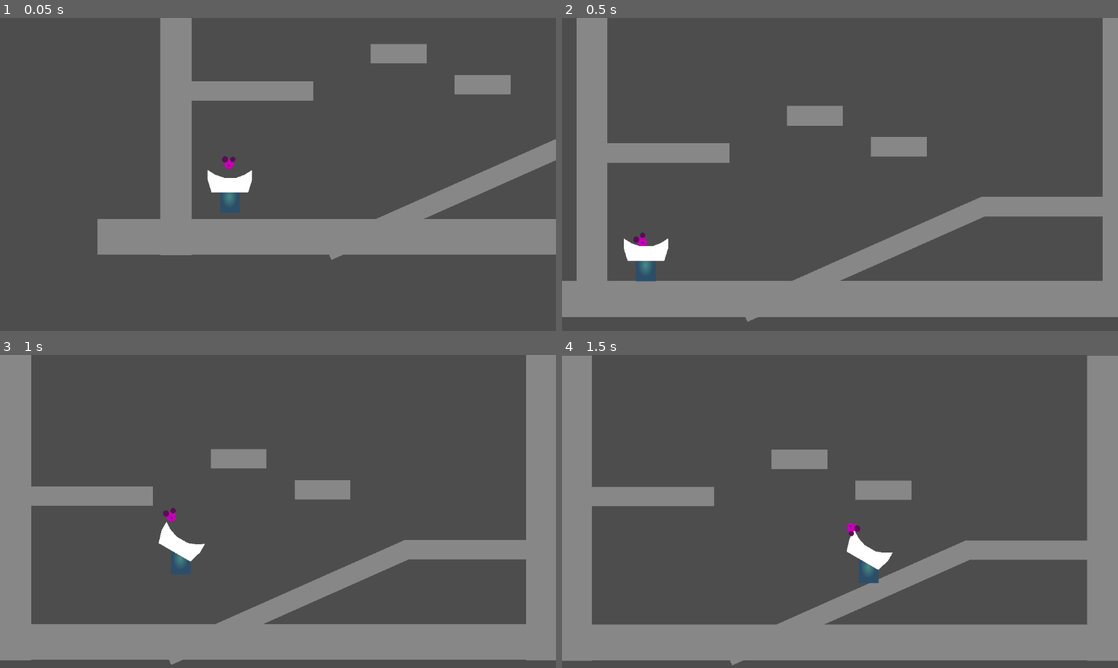
Above: before the commit, frames 1-4 (two rows, left to right).
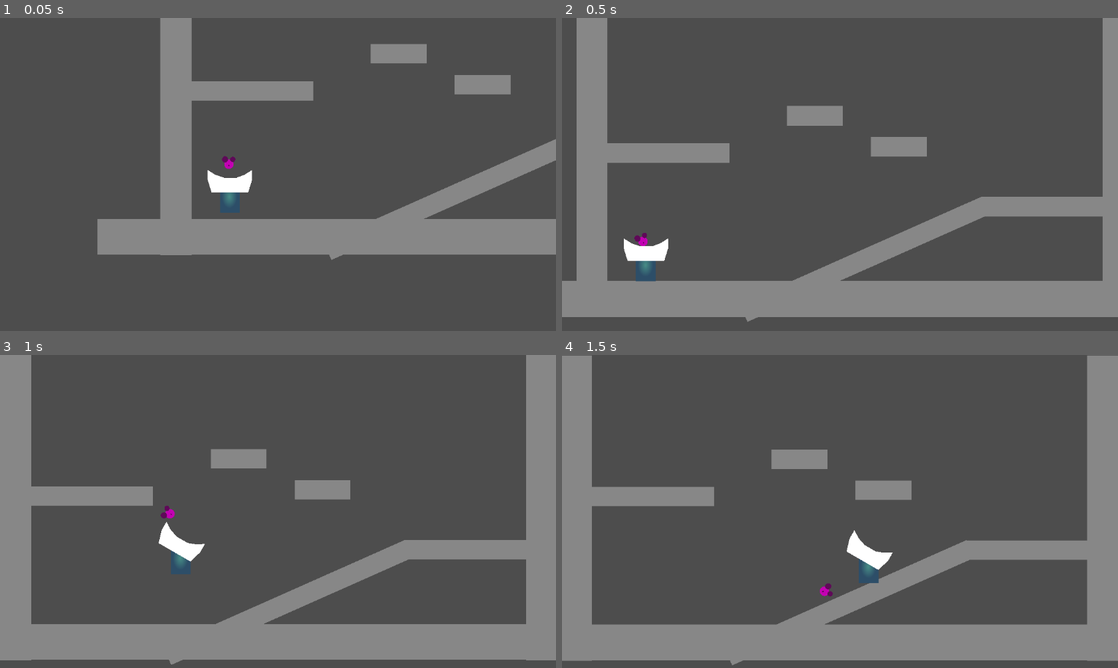
Above: after the commit, the same moments.

Repository: karasikrus/sib_jam_2023
Game: Godot game, scene res://scenes/balance_proto/balance_proto.tscn
Two runs of this game, one before a commit and one after it. Both use one fixed random seed, a clock stepped at 60 frames per second and the inputs below. This scene is started directly instead of the project's main scene.
Inputs:
- Up to frame 1 (0.05 s): no input
- Up to frame 2 (0.5 s): no input
- Up to frame 3 (1 s): hold Right (ui_right) from 0.53 s (still down); tap Space (jump) at 0.77 s
- Up to frame 4 (1.5 s): keep holding Right (ui_right)

Frame 1 is identical in both runs. In frame 2, less than 0.1% of the frame differs, in the area x 12-16%, y 68-73%; in frame 3, less than 0.1%; in frame 4, 0.1%, in the area x 46-54%, y 53-78%.

Commit message:
inertia is lower when baby_mouse is far from player

Diff:
--- a/scenes/balance_proto/baby_mouse/baby_mouse.tscn
+++ b/scenes/balance_proto/baby_mouse/baby_mouse.tscn
@@ -13,7 +13,7 @@
 [node name="BabyMouse" type="RigidBody2D"]
 collision_layer = 256
 collision_mask = 15
-inertia = 300.0
+inertia = 50.0
 physics_material_override = SubResource("PhysicsMaterial_px6gg")
 gravity_scale = 3.0
 continuous_cd = 2
--- a/scenes/balance_proto/balance_board/balance_board.gd
+++ b/scenes/balance_proto/balance_board/balance_board.gd
@@ -12,6 +12,11 @@
 @export var magnetic_field_power : float = 10
 var is_applying_magnetic_force : bool = false
 var baby_mouse : BabyMouse
+
+@export_category("Baby mouse inertia")
+@export var standard_baby_mouse_inertia : float = 50
+@export var close_baby_mouse_inertia : float = 500
+
 
 
 @onready var magnetic_field = $MagneticField as Area2D
@@ -65,17 +70,19 @@
 	baby_mouse.apply_force(force)
 
 func on_body_entered_magnetic_field(body):
+	if body is BabyMouse:
+		baby_mouse = (body as BabyMouse)
+		baby_mouse.inertia = close_baby_mouse_inertia
 	if !is_magnetic_field_active:
 		return
 
-	if body is BabyMouse:
-		baby_mouse = (body as BabyMouse)
-		is_applying_magnetic_force = true
+	is_applying_magnetic_force = true
 
 
 func on_body_exited_magnetic_field(body):
+	if body is BabyMouse:
+		baby_mouse = (body as BabyMouse)
+		baby_mouse.inertia = standard_baby_mouse_inertia
 	if !is_magnetic_field_active:
 		return
-
-	if body is BabyMouse:
-		is_applying_magnetic_force = false
+	is_applying_magnetic_force = false
--- a/scenes/balance_proto/balance_board/balance_board.tscn
+++ b/scenes/balance_proto/balance_board/balance_board.tscn
@@ -1,13 +1,10 @@
-[gd_scene load_steps=4 format=3 uid="uid://cxj01n3rwt06y"]
+[gd_scene load_steps=3 format=3 uid="uid://cxj01n3rwt06y"]
 
 [ext_resource type="Script" path="res://scenes/balance_proto/balance_board/balance_board.gd" id="1_2fj12"]
 
 [sub_resource type="CapsuleShape2D" id="CapsuleShape2D_sdys1"]
 radius = 12.0
 height = 52.0
-
-[sub_resource type="RectangleShape2D" id="RectangleShape2D_uvv0f"]
-size = Vector2(44, 10)
 
 [node name="balance_board" type="CharacterBody2D"]
 collision_layer = 8
@@ -31,7 +28,3 @@
 position = Vector2(0, -12)
 rotation = 1.5708
 shape = SubResource("CapsuleShape2D_sdys1")
-
-[node name="CollisionShape2D" type="CollisionShape2D" parent="."]
-position = Vector2(0, 5)
-shape = SubResource("RectangleShape2D_uvv0f")
--- a/scenes/balance_proto/balance_player/balance_player.tscn
+++ b/scenes/balance_proto/balance_player/balance_player.tscn
@@ -41,7 +41,7 @@
 shape = SubResource("RectangleShape2D_m3hvi")
 
 [node name="BoardTopLocation" type="Node2D" parent="."]
-position = Vector2(0, -30)
+position = Vector2(0, -34)
 
 [node name="BottomRays" type="Node2D" parent="."]
 
